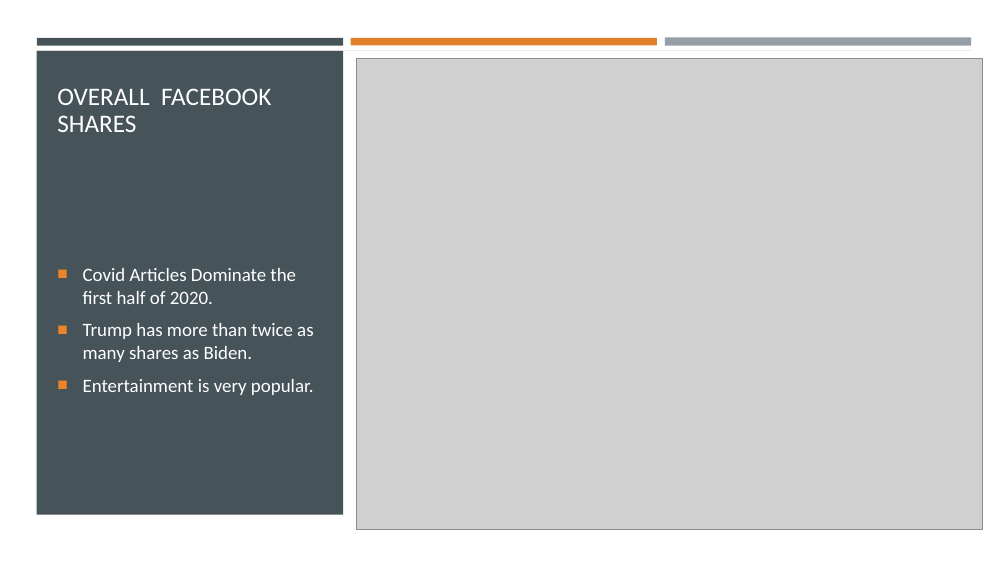
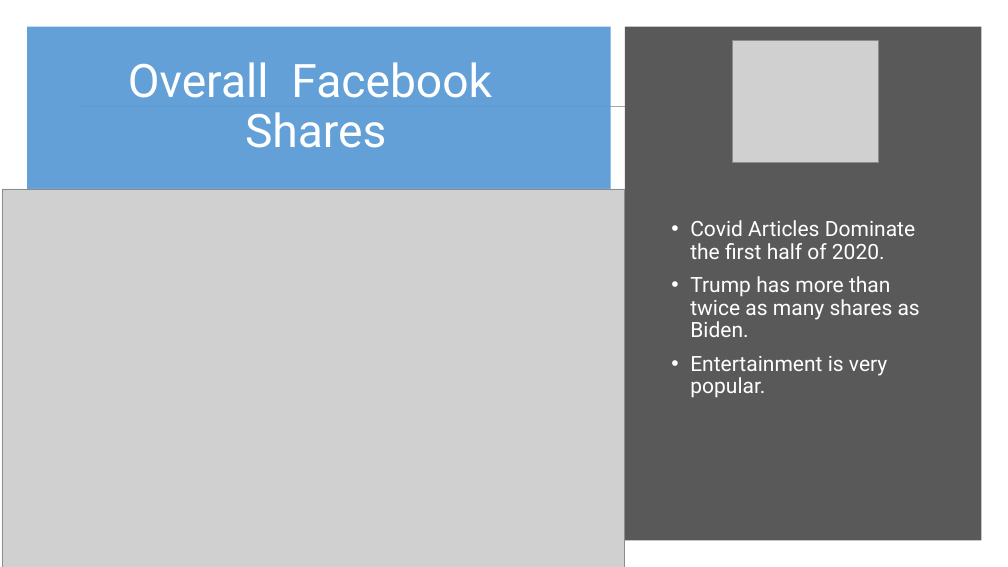
Before and after one commit to jakehtaylor/Classifying-Clickbait-Headlines, a slide deck: slide 3 of Group 9 - Facebook News Article Analysis.pptx (slide 4 before the commit). Drawn at 1008x567 pixels with LibreOffice and Linux fonts; fonts in the diff are those of the drawing; grey boxes stand for pictures. Boxes give left, top, right and bottom in pixels: in the first picture for what was removed or moved away, otherwise in the second. Text is boxed around its words. In the diff, an @@ line names an element or a change of style, - is before the commit and + after.

```diff
--- a/Group 9 - Facebook News Article Analysis.pptx
+++ b/Group 9 - Facebook News Article Analysis.pptx
@@ rectangle added at (27, 26, 611, 189), fill #5B9BD5 at 95% opacity @@
@@ rectangle added at (625, 26, 982, 541), fill #595959 @@
@@ rectangle removed at (0, 51, 1008, 567) @@
@@ rectangle removed at (36, 51, 972, 149) @@
@@ rectangle removed at (36, 51, 343, 515) @@
@@ rectangle removed at (37, 38, 343, 45) @@
@@ title "Overall Facebook Shares" at (128, 62, 492, 148): vertical alignment bottom to middle @@
@@ rectangle removed at (351, 38, 657, 45) @@
@@ picture removed at (356, 58, 983, 529) @@
@@ rectangle removed at (665, 38, 971, 46) @@
@@ picture added at (733, 41, 879, 163) @@
@@ title at (128, 62, 492, 148): text changed; size 24 to 44 pt; font Calibri to Roboto @@
-OVERALL FACEBOOK
-SHARES
+Overall Facebook
+Shares
@@ line added from (79, 106) to (936, 106), #A6A6A6 1 pt @@
@@ text "Covid Articles Dominate the first ...": place and size @@
-text "Covid Articles Dominate the first ..." at (83, 268, 314, 395)
+text "Covid Articles Dominate the first ..." at (690, 220, 920, 398)
@@ text "Covid Articles Dominate the first ..." at (690, 220, 920, 398): size 18 to 20 pt, font Calibri to Roboto; bullet ■ to •; line spacing 1 to 0.9 @@
@@ picture added at (2, 189, 625, 567) @@
```
Also in this commit, not shown: 4 other slides changed, 1 slide added, 2 slides removed, 28 other files.
